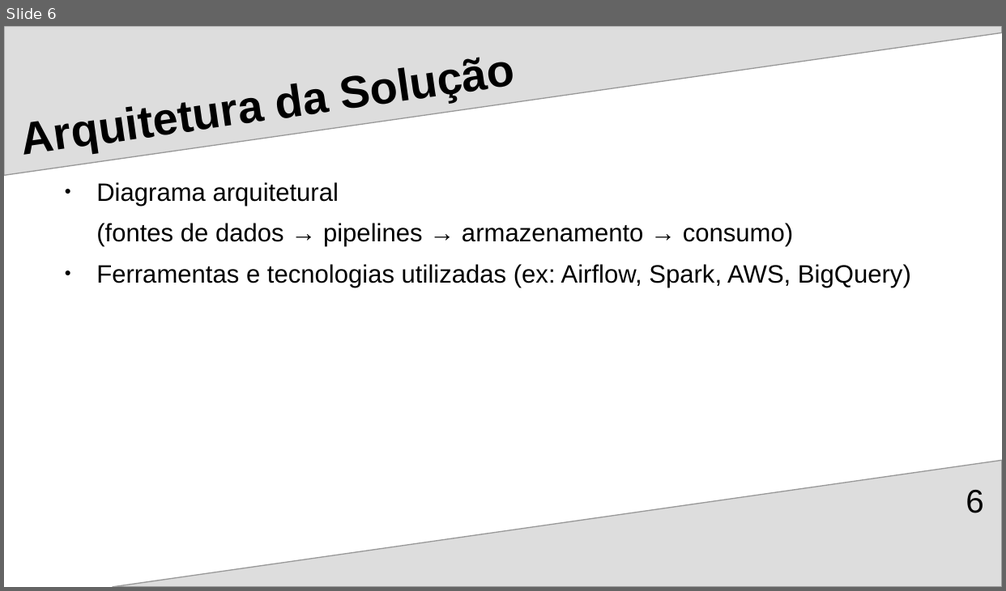
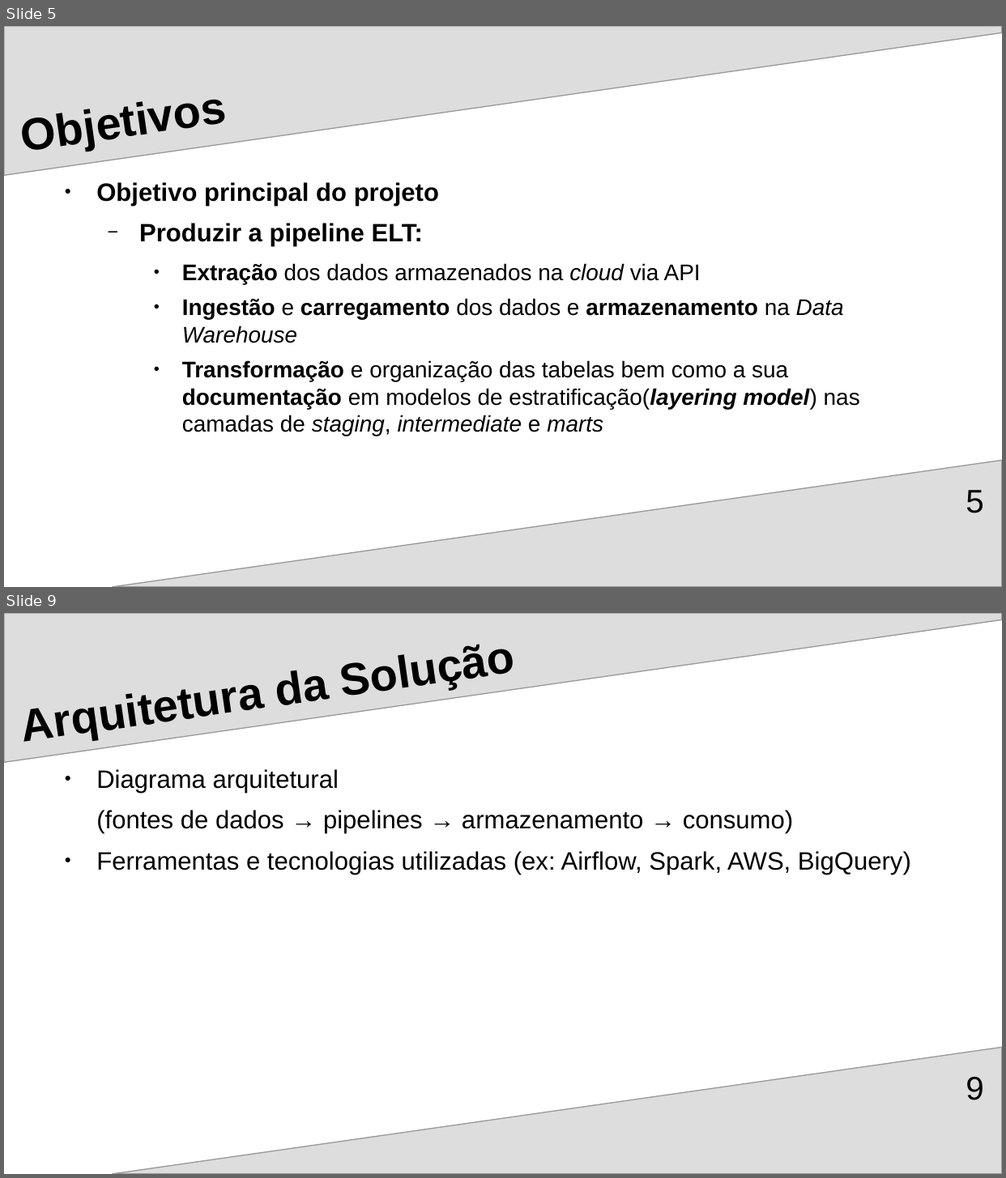
Before and after one commit to Ricardo-Santo/EDIT_DE_Applied_Project, a slide deck: RegTech/docs/DE_Project_Presentation_2025.odp. Shown one above the other, each under a label of ours: slide 6 before the commit, slides 5 and 9 after it; the slides between them are not shown. The pictures are 1006x591 and 1006x1178 pixels, drawn with LibreOffice and Linux fonts; fonts in the diff are those of the drawing. Boxes give left, top, right and bottom in pixels: in the first picture for what was removed or moved away, otherwise in the second. Text is boxed around its words. In the diff, an @@ line names an element or a change of style, - is before the commit and + after.

```diff
--- a/RegTech/docs/DE_Project_Presentation_2025.odp
+++ b/RegTech/docs/DE_Project_Presentation_2025.odp
@@ slide 5 added at box(4, 26, 1002, 587), background #FFFFFF; not listed: 2 template elements that a slide beside it also shows @@
@@ title added at box(15, 26, 910, 180), 36 pt, text #000000, bold @@
+Objetivos
@@ text added at box(96, 182, 860, 436), 18 pt, text #000000 @@
+● Objetivo principal do projeto
+  − Produzir a pipeline ELT:
+    ● Extração dos dados armazenados na cloud via API
+    ● Ingestão e carregamento dos dados e armazenamento na Data Warehouse
+    ● Transformação e organização das tabelas bem como a sua documentação em modelos de estratificação(layering model) nas camadas de staging, intermediate e marts
@@ page number added at box(965, 490, 983, 514), 26 pt, text #000000 @@
+5
@@ what was slide 6 is now slide 9 @@
@@ page number at box(965, 1077, 983, 1101): text changed @@
-6
+9
```
Also in this commit, not shown: 3 slides changed, 3 other slides added, 1 slide removed.
